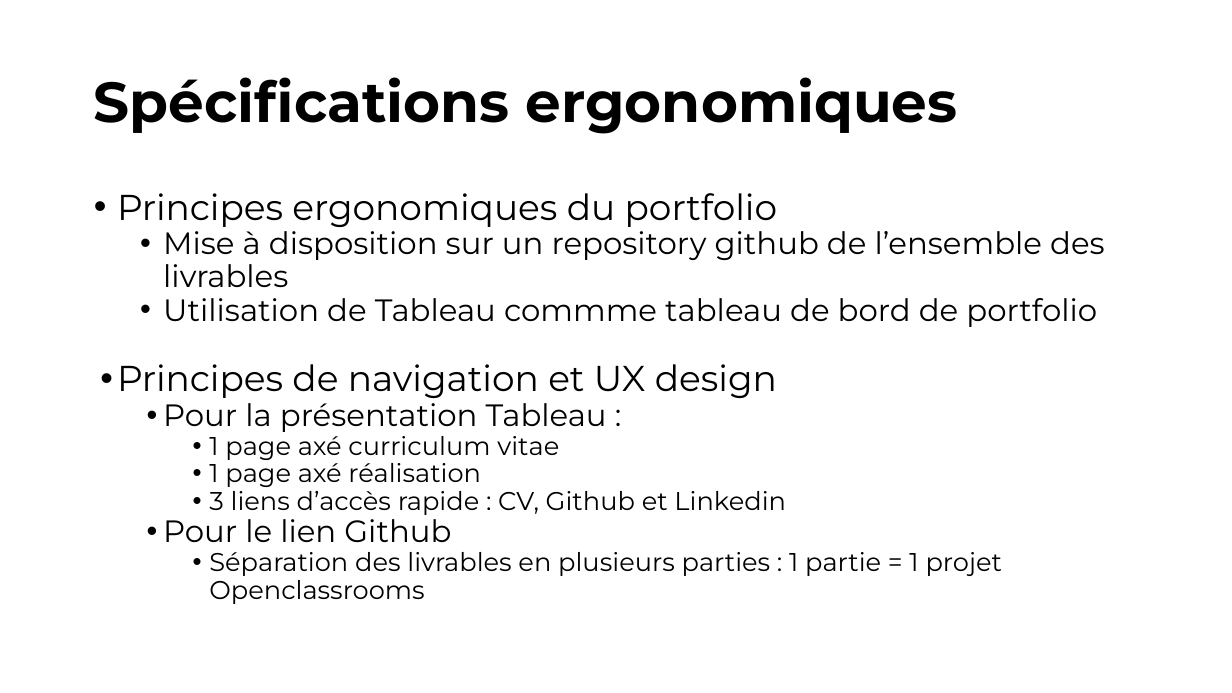
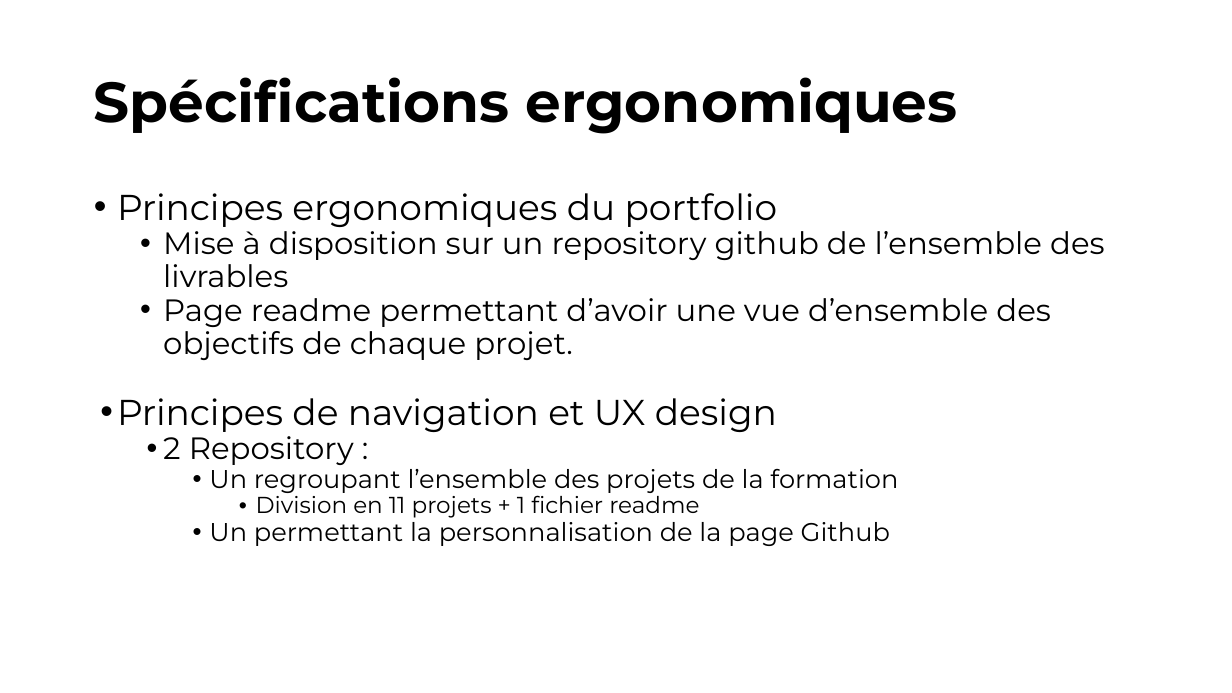
Before and after one commit to MarineM-git/Openclassrooms-BusinessIntelligenceAnalyst, a slide deck: slide 6 of Projet11/CahierDesCharges-fonctionnel.pptx. Drawn at 1232x693 pixels with LibreOffice and Linux fonts; fonts in the diff are those of the drawing. Boxes give left, top, right and bottom in pixels: in the first picture for what was removed or moved away, otherwise in the second. Text is boxed around its words. In the diff, an @@ line names an element or a change of style, - is before the commit and + after.

```diff
--- a/Projet11/CahierDesCharges-fonctionnel.pptx
+++ b/Projet11/CahierDesCharges-fonctionnel.pptx
@@ text at [163,298,1051,360]: text changed @@
-  • Utilisation de Tableau commme tableau de bord de portfolio
+  • Page readme permettant d’avoir une vue d’ensemble des objectifs de chaque projet.
@@ text at [163,429,898,546]: text changed @@
-  • Pour la présentation Tableau :
-    • 1 page axé curriculum vitae
-    • 1 page axé réalisation
-    • 3 liens d’accès rapide : CV, Github et Linkedin
-  • Pour le lien Github
-    • Séparation des livrables en plusieurs parties : 1 partie = 1 projet Openclassrooms
+  • 2 Repository :
+    • Un regroupant l’ensemble des projets de la formation
+      • Division en 11 projets + 1 fichier readme
+    • Un permettant la personnalisation de la page Github
```
Also in this commit, not shown: 6 other slides changed.
